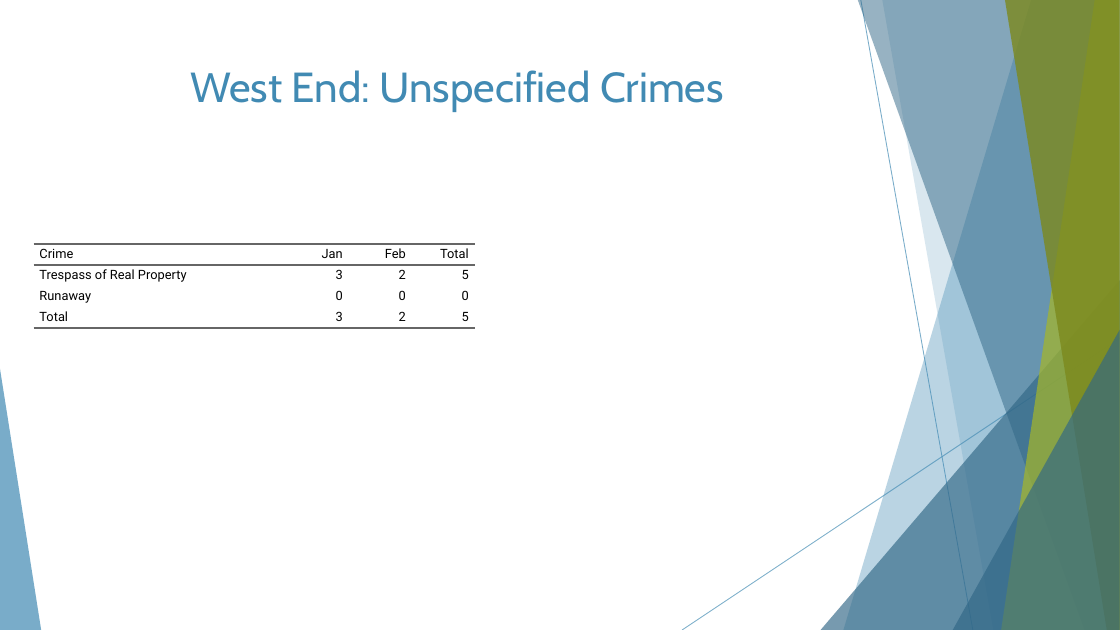
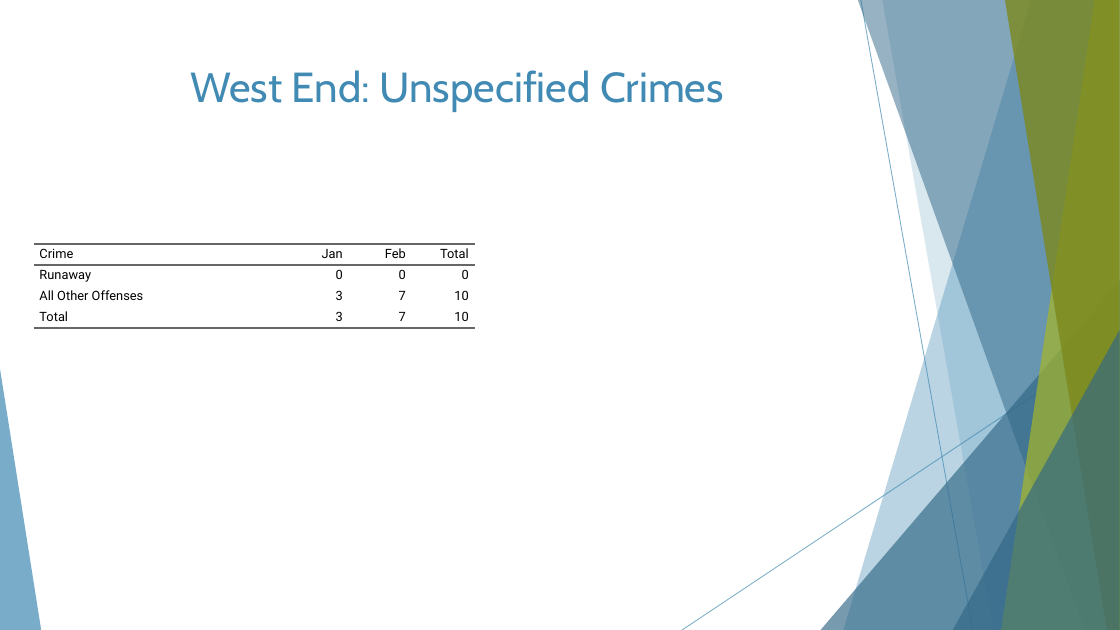
Before and after one commit to wumcrc/monthly-crime-reports, a slide deck: slide 14 of NIBRS/results/presentations/2022/February/sdbp-dbp-we-vp-February2022.pptx. Drawn at 1120x630 pixels with LibreOffice and Linux fonts; fonts in the diff are those of the drawing. Boxes give left, top, right and bottom in pixels: in the first picture for what was removed or moved away, otherwise in the second. Text is boxed around its words. In the diff, an @@ line names an element or a change of style, - is before the commit and + after.

```diff
--- a/NIBRS/results/presentations/2022/February/sdbp-dbp-we-vp-February2022.pptx
+++ b/NIBRS/results/presentations/2022/February/sdbp-dbp-we-vp-February2022.pptx
@@ table at (x1=34, y1=244, x2=475, y2=496) @@
-row 2: Trespass of Real Property | 3 | 2 | 5
-row 4: Total | 3 | 2 | 5
+row 3: All Other Offenses | 3 | 7 | 10
+row 4: Total | 3 | 7 | 10
```
Also in this commit, not shown: 15 other slides changed, 13 other files.
